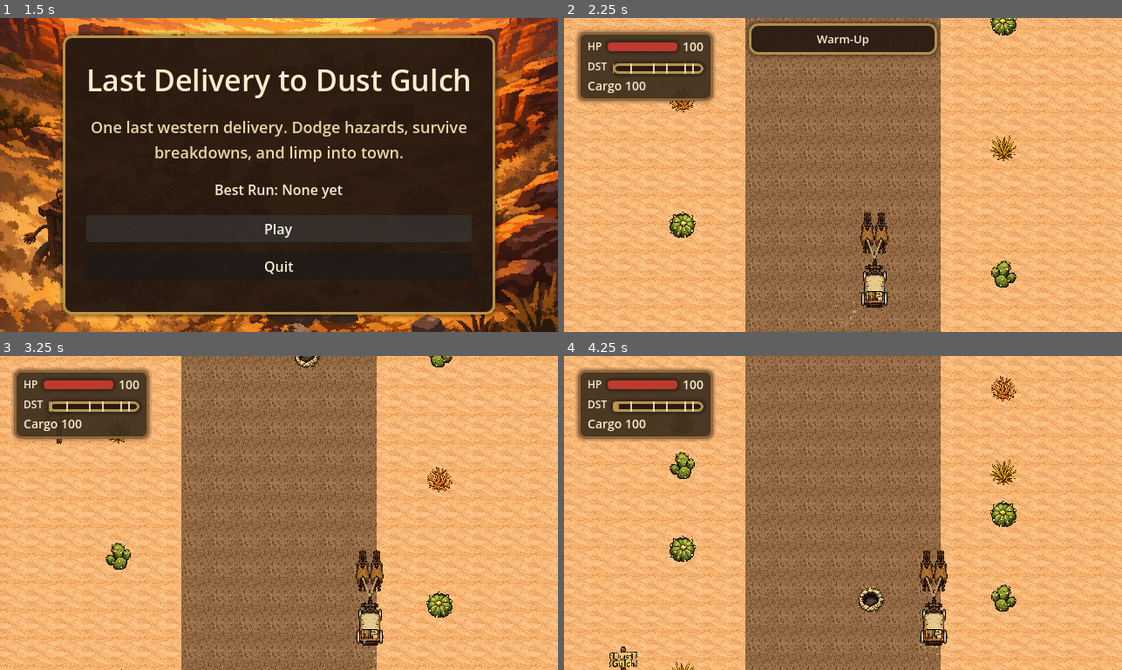
Above: before the commit, frames 1-4 (two rows, left to right).
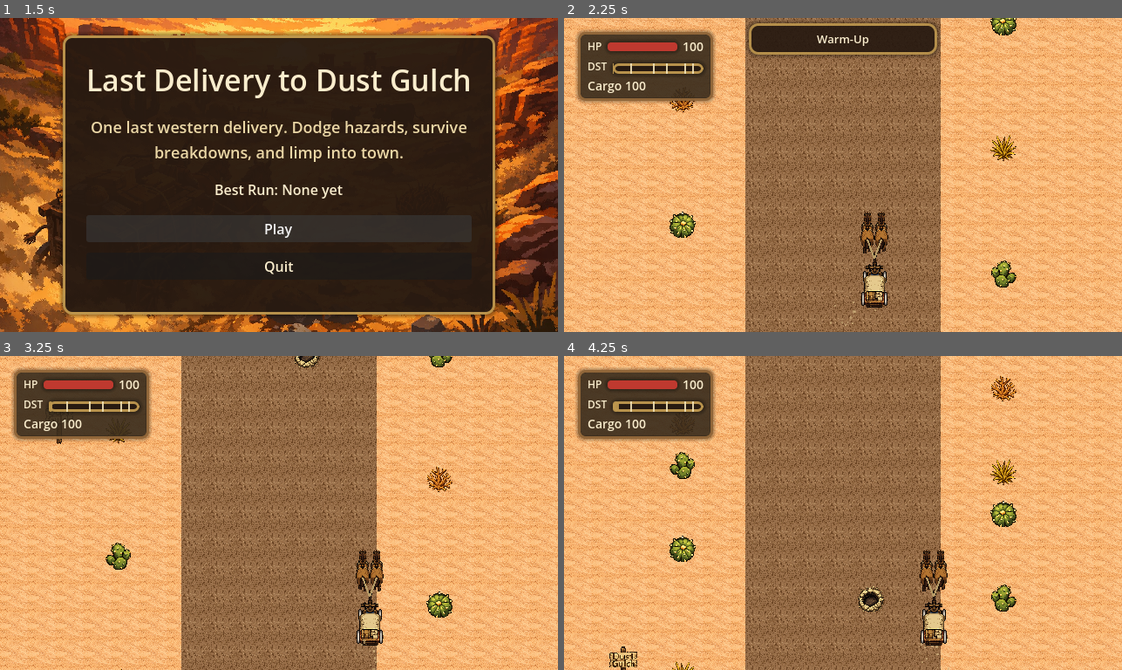
Above: after the commit, the same moments.

Repository: bbenefield89/The-Last-Delivery-to-Dust-Gulch
Game: Godot game, scene res://Scenes/AppRoot/AppRoot.tscn
The game is run twice, just before and just after one commit, with the same random seed, the same clock (stepped at 60 frames per second) and the same inputs. Sound files missing from this copy of the repository are replaced by a short silence.
Inputs (mouse positions are in pixels of both pictures, inside the frame that each line leads up to):
- Up to frame 1 (1.5 s): click "Play" at 0.5 s; click "Play" at 1.25 s
- Up to frame 2 (2.25 s): tap Enter (ui_accept) at 2 s; move the mouse to (965, 159) at 2.02 s; hold D (steer_right) from 2.03 s (still down); tap T (return_to_title) at 2.1 s; click (965, 159) at 2.17 s
- Up to frame 3 (3.25 s): tap Enter (ui_accept) at 2.27 s; release D (steer_right) at 2.75 s; drag from (167, 528) to (251, 575) at 2.77 s
- Up to frame 4 (4.25 s): move the mouse to (898, 443) at 3.52 s; hold D (steer_right) from 3.53 s (still down); tap Alt at 3.6 s

Frame 1 is identical in both runs. In frame 2, less than 0.1% of the frame differs, in the area x 53-59%, y 65-75%; in frame 3, less than 0.1%; in frame 4, less than 0.1%.

Commit message:
feat(horse): integrate animated horse step 1

Diff:
--- a/Scenes/RunScene/RunScene.tscn
+++ b/Scenes/RunScene/RunScene.tscn
@@ -3,7 +3,7 @@
 [ext_resource type="Script" uid="uid://cdm6b62edidaa" path="res://Scenes/RunScene/run_scene.gd" id="1_4n0rj"]
 [ext_resource type="Script" uid="uid://ueprlqvd6lfl" path="res://Scripts/Hazards/hazard_spawner.gd" id="2_ok7u7"]
 [ext_resource type="Texture2D" uid="uid://c87jx435lsdui" path="res://Assets/Tilesets/Carriage/Carriage-32x64.png" id="3_qapb8"]
-[ext_resource type="Texture2D" uid="uid://bvfd5lxykfl45" path="res://Assets/Tilesets/Horse/Horse-16x48.png" id="4_rn5qx"]
+[ext_resource type="Texture2D" uid="uid://d0fxmc8h746io" path="res://Assets/Tilesets/Horse/Horse-16x48-Sheet.png" id="4_rn5qx"]
 [ext_resource type="Texture2D" uid="uid://bsmtbkgrqdt63" path="res://Assets/Tilesets/Hazards/Pothole/Pothole-32x32.png" id="5_vvclu"]
 [ext_resource type="Texture2D" uid="uid://de6ppq0376jbi" path="res://Assets/Tilesets/Hazards/Boulder/Boulder-32x32.png" id="6_kd7yq"]
 [ext_resource type="Texture2D" uid="uid://bfo6dckq6e7jq" path="res://Assets/Tilesets/Hazards/Tumbleweed/Tumbleweed-32x32.png" id="7_l2yxu"]
@@ -107,13 +107,11 @@
 [node name="HorseTeam" type="Node2D" parent="World/Wagon" unique_id=1666748263]
 position = Vector2(0, -54)
 
-[node name="HorseLeft" type="Sprite2D" parent="World/Wagon/HorseTeam" unique_id=1813804162]
+[node name="HorseLeft" type="AnimatedSprite2D" parent="World/Wagon/HorseTeam" unique_id=1813804162]
 position = Vector2(-8, 0)
-texture = ExtResource("4_rn5qx")
-
-[node name="HorseRight" type="Sprite2D" parent="World/Wagon/HorseTeam" unique_id=1874504157]
+
+[node name="HorseRight" type="AnimatedSprite2D" parent="World/Wagon/HorseTeam" unique_id=1874504157]
 position = Vector2(8, 0)
-texture = ExtResource("4_rn5qx")
 
 [node name="HarnessLeft" type="Line2D" parent="World/Wagon/HorseTeam" unique_id=1283736362]
 points = PackedVector2Array(0, 30, -8, 8)
--- a/Scenes/RunScene/run_scene.gd
+++ b/Scenes/RunScene/run_scene.gd
@@ -12,7 +12,14 @@
 	Rect2i(32, 0, 32, 64),
 ]
 const CARRIAGE_ANIMATION_FPS := 4.0
-const HORSE_TEXTURE := preload("res://Assets/Tilesets/Horse/Horse-16x48.png")
+const HORSE_SHEET_TEXTURE := preload("res://Assets/Tilesets/Horse/Horse-16x48-Sheet.png")
+const HORSE_SHEET_FRAMES: Array[Rect2i] = [
+	Rect2i(0, 0, 16, 48),
+	Rect2i(16, 0, 16, 48),
+	Rect2i(32, 0, 16, 48),
+	Rect2i(48, 0, 16, 48),
+]
+const HORSE_ANIMATION_FPS := 6.0
 const DESERT_TEXTURE := preload("res://Assets/Tilesets/Desert/Desert-3-32x32.png")
 const ROAD_TEXTURE := preload("res://Assets/Tilesets/Road/Road-4-tiled-32x32.png")
 const SHRUB_TEXTURES: Array[Texture2D] = [
@@ -195,8 +202,8 @@
 @onready var _wagon: Polygon2D = %Wagon
 @onready var _wagon_shadow: AnimatedSprite2D = $World/Wagon/Shadow
 @onready var _wagon_sprite: AnimatedSprite2D = $World/Wagon/CarriageSprite
-@onready var _horse_left_sprite: Sprite2D = $World/Wagon/HorseTeam/HorseLeft
-@onready var _horse_right_sprite: Sprite2D = $World/Wagon/HorseTeam/HorseRight
+@onready var _horse_left_sprite: AnimatedSprite2D = $World/Wagon/HorseTeam/HorseLeft
+@onready var _horse_right_sprite: AnimatedSprite2D = $World/Wagon/HorseTeam/HorseRight
 @onready var _dust_trail: CPUParticles2D = %DustTrail
 @onready var _health_bar: ProgressBar = %HealthBar
 @onready var _health_label: Label = %HealthLabel
@@ -324,6 +331,7 @@
 		_wagon.color = Color(1, 1, 1, 0)
 		_wagon.modulate = WAGON_BASE_COLOR
 	var carriage_sprite_frames := _build_carriage_sprite_frames()
+	var horse_sprite_frames := _build_horse_sprite_frames()
 	if _wagon_shadow != null:
 		_wagon_shadow.sprite_frames = carriage_sprite_frames
 		_wagon_shadow.animation = &"default"
@@ -335,9 +343,15 @@
 		_wagon_sprite.frame = 0
 		_wagon_sprite.play()
 	if _horse_left_sprite != null:
-		_horse_left_sprite.texture = HORSE_TEXTURE
+		_horse_left_sprite.sprite_frames = horse_sprite_frames
+		_horse_left_sprite.animation = &"default"
+		_horse_left_sprite.frame = 0
+		_horse_left_sprite.play()
 	if _horse_right_sprite != null:
-		_horse_right_sprite.texture = HORSE_TEXTURE
+		_horse_right_sprite.sprite_frames = horse_sprite_frames
+		_horse_right_sprite.animation = &"default"
+		_horse_right_sprite.frame = 0
+		_horse_right_sprite.play()
 
 
 ## Builds the animated carriage frame set from the exported sheet texture.
@@ -356,6 +370,26 @@
 func _make_carriage_sheet_frame(region: Rect2i) -> AtlasTexture:
 	var atlas_texture := AtlasTexture.new()
 	atlas_texture.atlas = CARRIAGE_SHEET_TEXTURE
+	atlas_texture.region = region
+	return atlas_texture
+
+
+## Builds the animated horse frame set from the exported sheet texture.
+func _build_horse_sprite_frames() -> SpriteFrames:
+	var sprite_frames := SpriteFrames.new()
+	sprite_frames.set_animation_loop(&"default", true)
+	sprite_frames.set_animation_speed(&"default", HORSE_ANIMATION_FPS)
+
+	for frame_region in HORSE_SHEET_FRAMES:
+		sprite_frames.add_frame(&"default", _make_horse_sheet_frame(frame_region))
+
+	return sprite_frames
+
+
+## Creates a single atlas frame that slices the horse sheet to one animation cell.
+func _make_horse_sheet_frame(region: Rect2i) -> AtlasTexture:
+	var atlas_texture := AtlasTexture.new()
+	atlas_texture.atlas = HORSE_SHEET_TEXTURE
 	atlas_texture.region = region
 	return atlas_texture
 
--- a/Tests/Unit/test_run_scene.gd
+++ b/Tests/Unit/test_run_scene.gd
@@ -2813,6 +2813,51 @@
 	assert_true(scene.has_node("World/Wagon/HorseTeam/HorseRight"))
 
 
+## Confirms the animated horse sprites are wired to the exported sheet slices.
+func test_step1_horse_sprites_use_animated_sheet_frames() -> void:
+	var scene = RUN_SCENE.instantiate()
+	add_child_autofree(scene)
+	await wait_process_frames(1)
+
+	var horse_left := scene.get_node("World/Wagon/HorseTeam/HorseLeft") as AnimatedSprite2D
+	var horse_right := scene.get_node("World/Wagon/HorseTeam/HorseRight") as AnimatedSprite2D
+
+	assert_not_null(horse_left)
+	assert_not_null(horse_right)
+	assert_not_null(horse_left.sprite_frames)
+	assert_not_null(horse_right.sprite_frames)
+	assert_true(horse_left.sprite_frames.has_animation("default"))
+	assert_true(horse_right.sprite_frames.has_animation("default"))
+	assert_eq(horse_left.sprite_frames.get_frame_count("default"), 4)
+	assert_eq(horse_right.sprite_frames.get_frame_count("default"), 4)
+	assert_eq(horse_left.sprite_frames.get_animation_speed("default"), scene.HORSE_ANIMATION_FPS)
+	assert_eq(horse_right.sprite_frames.get_animation_speed("default"), scene.HORSE_ANIMATION_FPS)
+	assert_eq(horse_left.sprite_frames.get_animation_loop("default"), true)
+	assert_eq(horse_right.sprite_frames.get_animation_loop("default"), true)
+
+	var left_frame_0 := horse_left.sprite_frames.get_frame_texture("default", 0) as AtlasTexture
+	var left_frame_3 := horse_left.sprite_frames.get_frame_texture("default", 3) as AtlasTexture
+	var right_frame_0 := horse_right.sprite_frames.get_frame_texture("default", 0) as AtlasTexture
+	var right_frame_3 := horse_right.sprite_frames.get_frame_texture("default", 3) as AtlasTexture
+
+	assert_not_null(left_frame_0)
+	assert_not_null(left_frame_3)
+	assert_not_null(right_frame_0)
+	assert_not_null(right_frame_3)
+	assert_eq(left_frame_0.atlas, scene.HORSE_SHEET_TEXTURE)
+	assert_eq(left_frame_3.atlas, scene.HORSE_SHEET_TEXTURE)
+	assert_eq(right_frame_0.atlas, scene.HORSE_SHEET_TEXTURE)
+	assert_eq(right_frame_3.atlas, scene.HORSE_SHEET_TEXTURE)
+	assert_eq(left_frame_0.get_size(), Vector2(16, 48))
+	assert_eq(left_frame_3.get_size(), Vector2(16, 48))
+	assert_eq(right_frame_0.get_size(), Vector2(16, 48))
+	assert_eq(right_frame_3.get_size(), Vector2(16, 48))
+	assert_true(horse_left.is_playing())
+	assert_true(horse_right.is_playing())
+	assert_eq(horse_left.position, Vector2(-8.0, 0.0))
+	assert_eq(horse_right.position, Vector2(8.0, 0.0))
+
+
 ## Confirms the animated carriage sprite is wired to sheet slices from the exported asset.
 func test_step1_carriage_sprite_uses_animated_sheet_frames() -> void:
 	var scene = RUN_SCENE.instantiate()
@@ -2849,8 +2894,8 @@
 	var wagon: Polygon2D = scene.get_node("%Wagon")
 	var shadow := scene.get_node("World/Wagon/Shadow") as AnimatedSprite2D
 	var carriage_sprite := scene.get_node("World/Wagon/CarriageSprite") as AnimatedSprite2D
-	var horse_left: Sprite2D = scene.get_node("World/Wagon/HorseTeam/HorseLeft")
-	var horse_right: Sprite2D = scene.get_node("World/Wagon/HorseTeam/HorseRight")
+	var horse_left := scene.get_node("World/Wagon/HorseTeam/HorseLeft") as AnimatedSprite2D
+	var horse_right := scene.get_node("World/Wagon/HorseTeam/HorseRight") as AnimatedSprite2D
 
 	assert_eq(wagon.color.a, 0.0)
 	assert_not_null(shadow)
@@ -2873,8 +2918,18 @@
 	assert_eq(shadow.speed_scale, 1.0)
 	assert_true(carriage_sprite.is_playing())
 	assert_eq(carriage_sprite.speed_scale, 1.0)
-	assert_eq(horse_left.texture, scene.HORSE_TEXTURE)
-	assert_eq(horse_right.texture, scene.HORSE_TEXTURE)
+	assert_not_null(horse_left.sprite_frames)
+	assert_not_null(horse_right.sprite_frames)
+	assert_true(horse_left.sprite_frames.has_animation("default"))
+	assert_true(horse_right.sprite_frames.has_animation("default"))
+	assert_eq(horse_left.sprite_frames.get_frame_count("default"), 4)
+	assert_eq(horse_right.sprite_frames.get_frame_count("default"), 4)
+	assert_eq(horse_left.sprite_frames.get_animation_speed("default"), scene.HORSE_ANIMATION_FPS)
+	assert_eq(horse_right.sprite_frames.get_animation_speed("default"), scene.HORSE_ANIMATION_FPS)
+	assert_eq(horse_left.sprite_frames.get_animation_loop("default"), true)
+	assert_eq(horse_right.sprite_frames.get_animation_loop("default"), true)
+	assert_true(horse_left.is_playing())
+	assert_true(horse_right.is_playing())
 
 
 func test_step3_panel_styles_use_western_palette() -> void:
Not shown, changed: kanban_tasks_data.kanban
